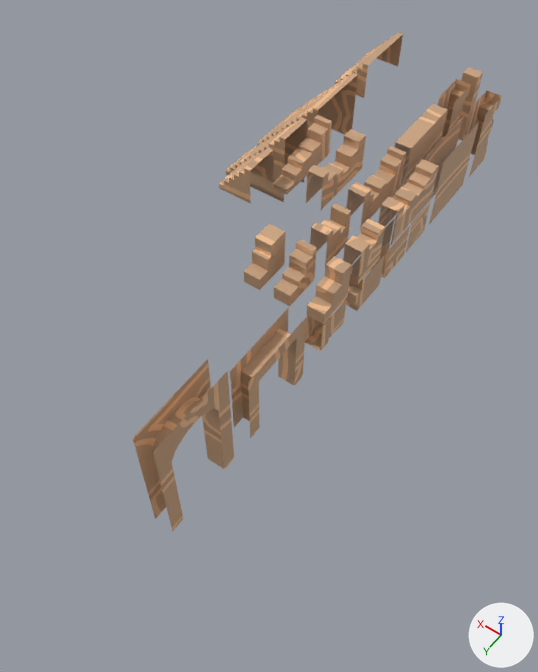
The FBX model Assets/Art/Environment/Modules/Models/ModularPacks/Walls.fbx as it was, and as the next commit left it.
The view is the same before and after, from a camera (50 mm lens) standing at (-5.1, 30.6, 16.7) and looking at (2.3, 20.2, 0.4). The lights are fixed; the arrows at lower right show +X, +Y and +Z. The first picture is the older version.

Names of what the first picture shows: 'BrokenCorner', 'BrokenCorner.002', 'BrokenPart_Big_Closed_Horizontal', 'BrokenPart_Big_Closed_Horizontal.001', 'BrokenPart_Big_Closed_Horizontal.002', 'BrokenPart_Big_Closed_Horizontal.003', 'ClosedWall', 'Door', 'Door.001', 'OpenWall2x2', 'StairsBig', 'StairsSmall' and 12 more.
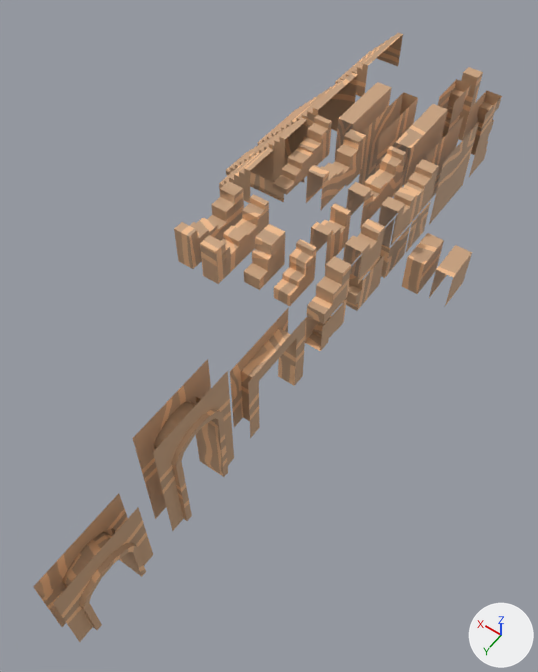
Location of each change, [x1, y1, x2, y2] in pixels of the pictures (538 x 672 px):
'Door.002', added (brown)
    after: [33, 493, 153, 642]
'BrokenPart_Big_Closed_Horizontal.005', added (brown)
    after: [200, 194, 269, 284]
'BrokenPart_Big_Closed_Horizontal.004', added (beige)
    after: [174, 181, 244, 269]
'OpenWall2x2.001', added (brown)
    after: [359, 92, 418, 185]
'OpenWall2x2.002', added (beige)
    after: [335, 82, 391, 187]
'OpenWall1x1.001', added (beige)
    after: [402, 233, 444, 294]
'OpenWall1x1.002', added (beige)
    after: [429, 245, 472, 306]
part 1 of me_mesh_005, added (brown)
    after: [152, 397, 228, 521]
part 2 of me_mesh_005, surface changed
    both: [133, 362, 233, 531]

Patch to the scene script:
```diff
--- a/Assets/Art/Environment/Modules/Models/ModularPacks/Walls.fbx.py
+++ b/Assets/Art/Environment/Modules/Models/ModularPacks/Walls.fbx.py
@@ me_mesh_005 @@
-me_mesh_005.from_pydata(...)  # 124 vertices, 91 faces; spans x -0.27..0.27, y -1.2..1.2, z -1.21..2.58
+me_mesh_005.from_pydata(...)  # 268 vertices, 229 faces; spans x -0.38..0.38, y -1.2..1.2, z -1.21..2.58
+# me_mesh_005 part 1: 144 vertices added at x -0.38..0.38, y -0.8..0.8, z -1.21..2.03
+# me_mesh_005 part 2: 68 kept faces spanning x -0.27..0.27, y -1.2..1.2, z -1.21..2.58 get new texture (UV) coordinates
 me_mesh_005.materials.append(mat_brickwall)
@@ ob_door_002 @@
+ob_door_002 = bpy.data.objects.new('Door.002', me_mesh_027)  # 208 vertices, 175 faces; spans x -0.13..0.66, y -0.4..2.0, z 0.0..2.53; in mat_brickwall (picture img_bricks_basecolor_png)
+ob_door_002.location = (0.89, 27.18, 0.01)
@@ ob_brokenpart_big_closed_horizontal_005 @@
+ob_brokenpart_big_closed_horizontal_005 = bpy.data.objects.new('BrokenPart_Big_Closed_Horizontal.005', me_mesh_022)  # 82 vertices, 73 faces; spans x -0.27..0.27, y -1.17..1.22, z -0.55..0.71; in mat_brickwall (picture img_bricks_basecolor_png)
+ob_brokenpart_big_closed_horizontal_005.location = (4.29, 18.97, 1.9)
@@ ob_openwall1x1_001 @@
+ob_openwall1x1_001 = bpy.data.objects.new('OpenWall1x1.001', me_mesh_023)  # 32 vertices, 24 faces; spans x -0.266..0.266, y -0.756..0.443, z -0.632..0.632; in mat_brickwall (picture img_bricks_basecolor_png)
+ob_openwall1x1_001.location = (0.04, 15.73, 0.65)
@@ ob_brokenpart_big_closed_horizontal_004 @@
+ob_brokenpart_big_closed_horizontal_004 = bpy.data.objects.new('BrokenPart_Big_Closed_Horizontal.004', me_mesh_020)  # 70 vertices, 58 faces; spans x -0.27..0.27, y -1.22..1.18, z -0.57..0.7; in mat_brickwall (picture img_bricks_basecolor_png)
+ob_brokenpart_big_closed_horizontal_004.location = (5.21, 18.98, 1.92)
@@ ob_openwall1x1_002 @@
+ob_openwall1x1_002 = bpy.data.objects.new('OpenWall1x1.002', me_mesh_025)  # 32 vertices, 21 faces; spans x -0.266..0.266, y -0.6..0.6, z -0.632..0.632; in mat_brickwall (picture img_bricks_basecolor_png)
+ob_openwall1x1_002.location = (-0.85, 15.54, 0.65)
@@ ob_openwall2x2_002 @@
+ob_openwall2x2_002 = bpy.data.objects.new('OpenWall2x2.002', me_mesh_026)  # 98 vertices, 84 faces; spans x -0.27..0.27, y -1.2..1.2, z -1.26..1.26; in mat_brickwall (picture img_bricks_basecolor_png)
+ob_openwall2x2_002.location = (4.28, 12.15, 1.28)
@@ ob_openwall2x2_001 @@
+ob_openwall2x2_001 = bpy.data.objects.new('OpenWall2x2.001', me_mesh_024)  # 98 vertices, 78 faces; spans x -0.27..0.27, y -1.2..1.2, z -1.26..1.26; in mat_brickwall (picture img_bricks_basecolor_png)
+ob_openwall2x2_001.location = (3.3, 12.15, 1.28)
```
